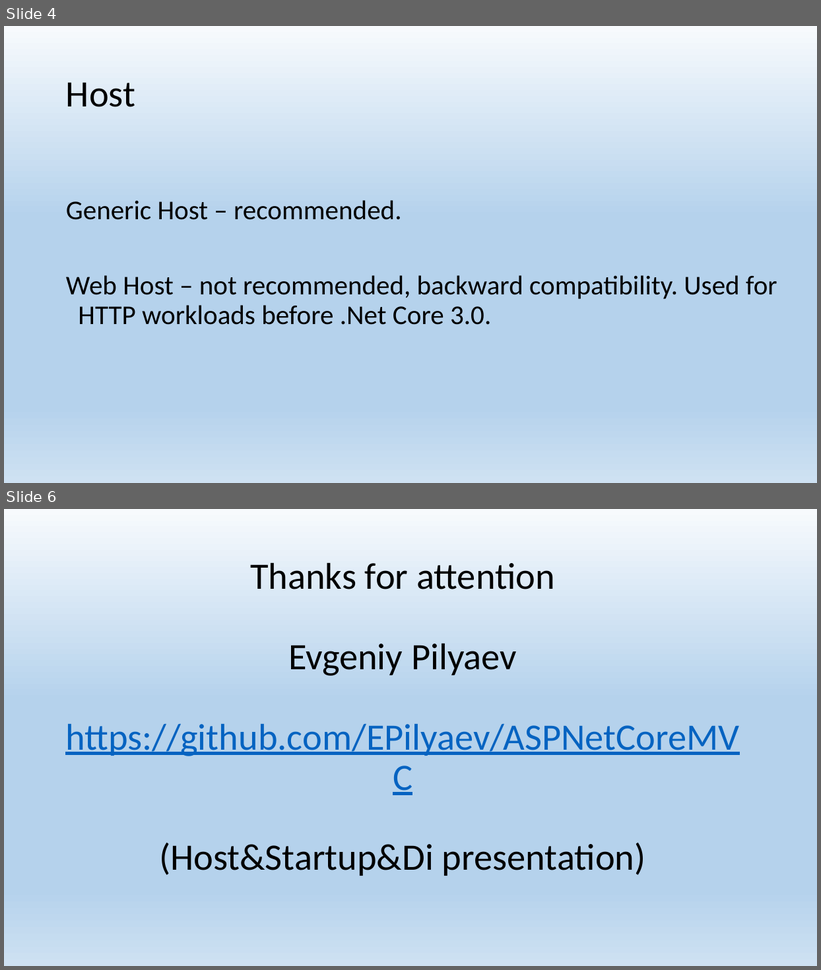
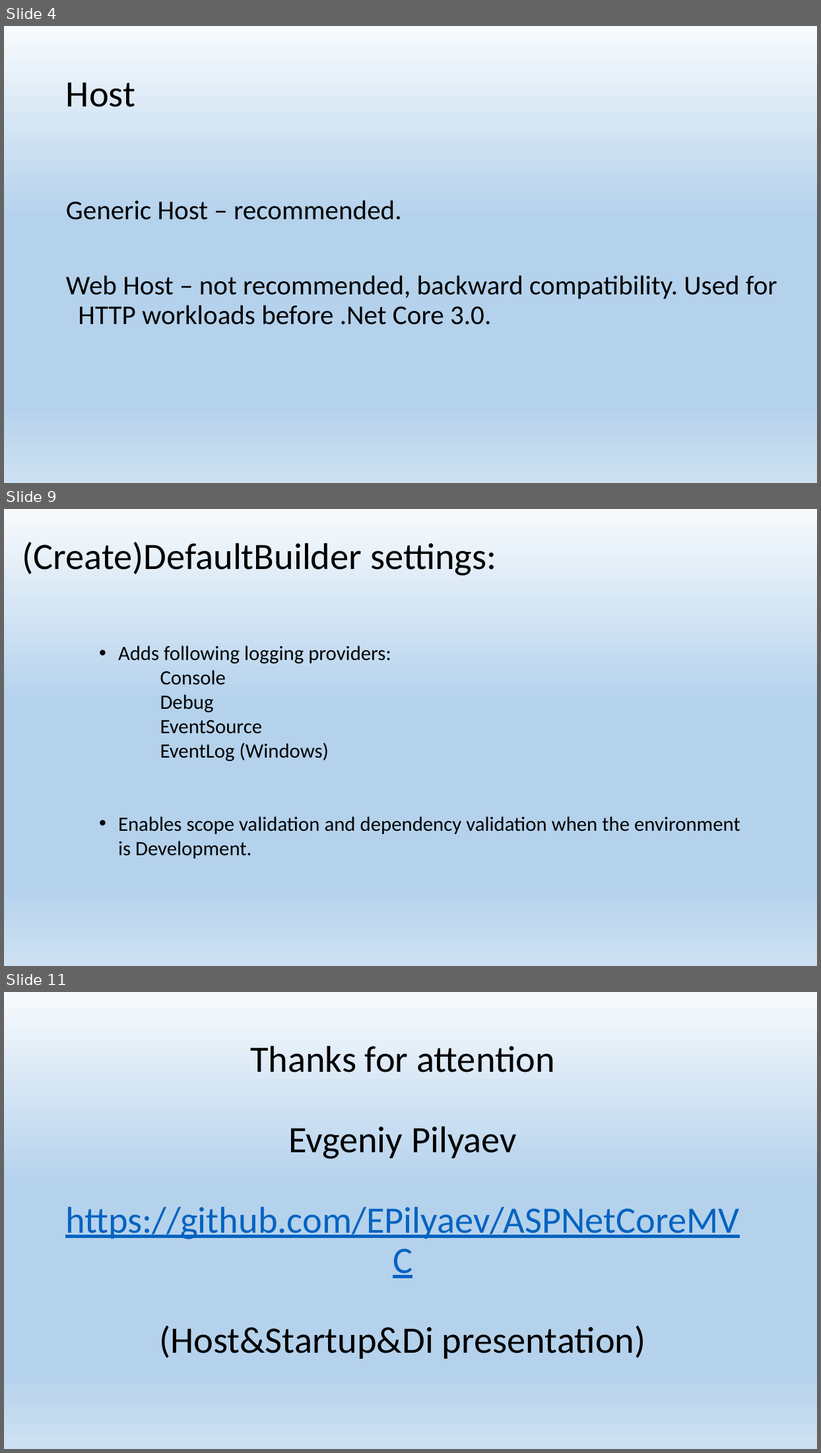
Before and after one commit to EPilyaev/ASPNetCoreMVC, a slide deck: Host&Startup&Di.pptx. Shown one above the other, each under a label of ours: slides 4 and 6 before the commit, slides 4, 9 and 11 after it; the slides between them are not shown. The pictures are 821x970 and 821x1453 pixels, drawn with LibreOffice and Linux fonts; fonts in the diff are those of the drawing. Boxes give left, top, right and bottom in pixels: in the first picture for what was removed or moved away, otherwise in the second. Text is boxed around its words. In the diff, an @@ line names an element or a change of style, - is before the commit and + after.

```diff
--- a/Host&Startup&Di.pptx
+++ b/Host&Startup&Di.pptx
@@ slide 9 added at <box>4,509,817,966</box>, background gradient #F7FAFD to #B5D2EC to #CEE1F2 @@
@@ title added at <box>22,542,497,576</box>, 44 pt, text #000000 @@
+(Create)DefaultBuilder settings:
@@ text added at <box>118,646,741,859</box>, 24 pt, text #000000 @@
+• Adds following logging providers:
+Console
+Debug
+EventSource
+EventLog (Windows)
+• Enables scope validation and dependency validation when the environment is Development.
@@ what was slide 6 is now slide 11 @@
```
Also in this commit, not shown: 1 slide changed, 4 other slides added, 8 other files.
